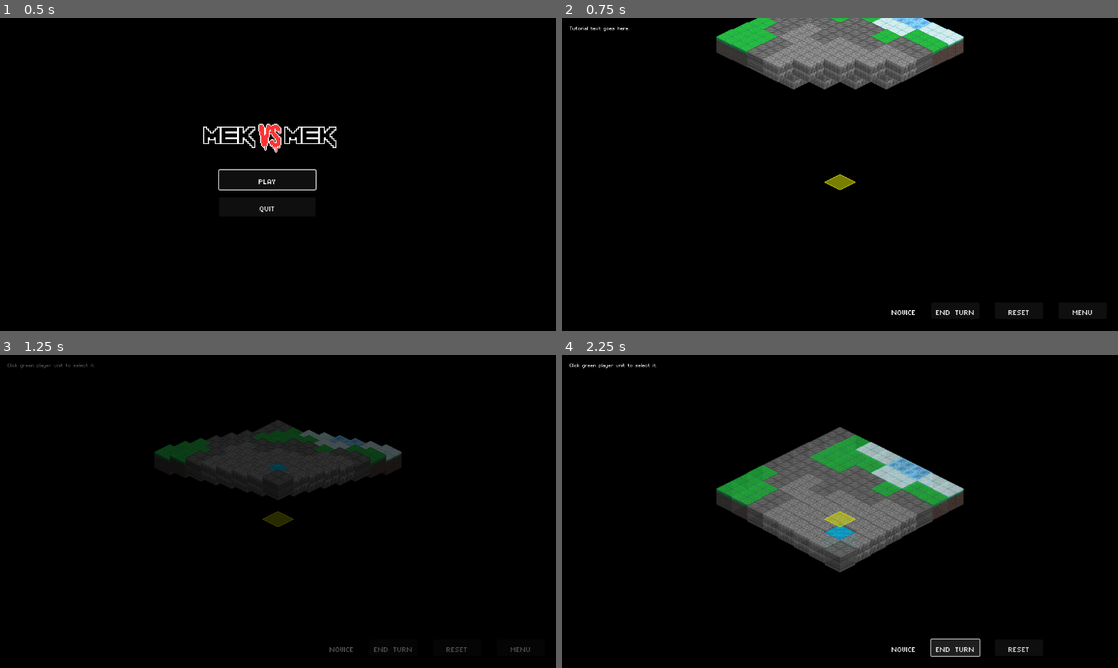
Above: before the commit, frames 1-4 (two rows, left to right).
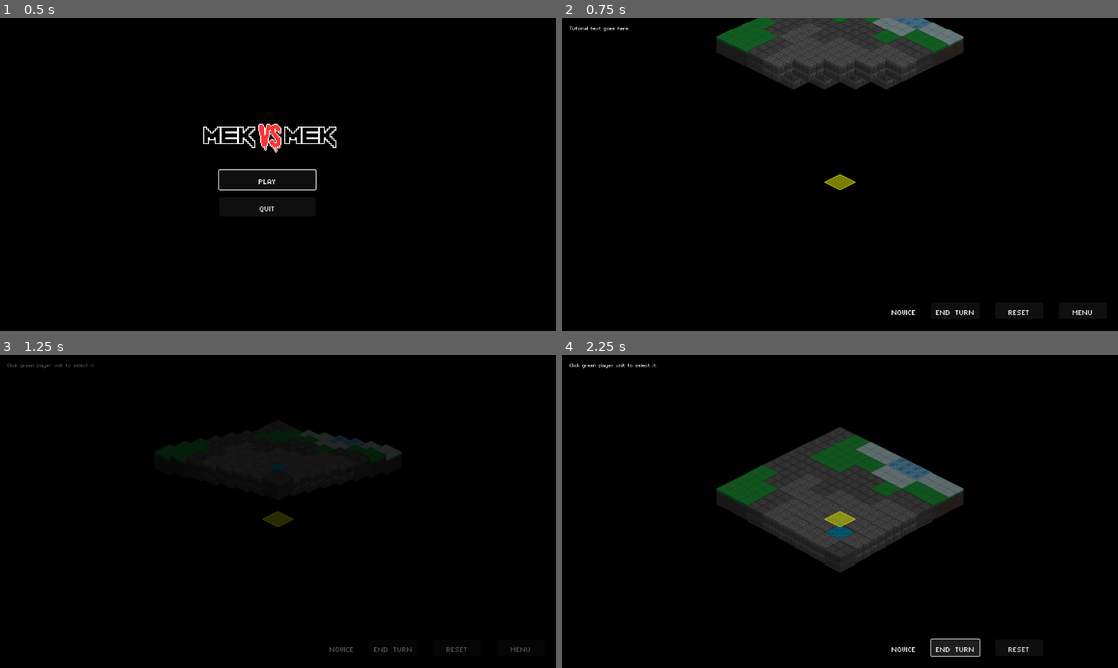
Above: after the commit, the same moments.

Repository: Tekknobot/Terrain
Game: Godot game, scene res://Scenes/TitleScreen.tscn
Two runs of this game, one before a commit and one after it. Both use one fixed random seed, a clock stepped at 60 frames per second and the inputs below. Sound files missing from this copy of the repository are replaced by a short silence.
Inputs:
- Up to frame 1 (0.5 s): no input
- Up to frame 2 (0.75 s): click "PLAY" at 0.5 s
- Up to frame 3 (1.25 s): no input
- Up to frame 4 (2.25 s): click "END TURN" at 1.25 s; click "END TURN" at 2 s

Frame 1 is identical in both runs. In frame 2, 7.9% of the frame differs, in the area x 27-73%, y 0-23%; in frame 3, 1.5%; in frame 4, 11%, in the area x 27-73%, y 23-70%.

Commit message:
Not bad wave intro.

Diff:
--- a/Scripts/TileMap.gd
+++ b/Scripts/TileMap.gd
@@ -296,6 +296,7 @@
 	var sprite = Sprite2D.new()
 	sprite.texture = tile_textures[tile_id]
 	sprite.position = local_center + Vector2(0, -Vector2(32, 32).y * 8)
+	sprite.modulate = Color(0.5, 0.5, 0.5)
 	get_tree().get_root().add_child(sprite)
 
 	# 4) Tween it down with a bounce‐out ease over 2 seconds
@@ -314,16 +315,17 @@
 
 	# 6) Fade the sprite’s alpha out before freeing
 	var fade_tween = create_tween()
-	fade_tween.tween_property(sprite, "modulate:a", 0.0, 4.2).set_trans(Tween.TRANS_QUAD).set_ease(Tween.EASE_IN)
+	#fade_tween.tween_property(sprite, "modulate:a", 0.0, 4).set_trans(Tween.TRANS_QUAD).set_ease(Tween.EASE_IN)
 
 	# 7) When fade completes, free the sprite
-	await fade_tween.finished
+	#await fade_tween.finished
+	await get_tree().create_timer(4).timeout
 	sprite.queue_free()
 
 func fade_in_tilemap():
 	# 1) tween the alpha up to 1 over 2 seconds
 	var fade_tween = create_tween()
-	fade_tween.tween_property(tilemap, "modulate:a", 1.0, 0.8)
+	fade_tween.tween_property(tilemap, "modulate:a", 1.0, 0.1)
 
 	# 2) wait for it to finish before doing anything else
 	fade_tween.finished
@@ -440,6 +442,8 @@
 
 	_spawn_teams()
 	spawn_structures()
+	fade_in_structures()
+	fade_in_units()
 	update_astar_grid()
 
 	# ─── REASSIGN ALL SPECIALS STARTING AT unit_id=1 ────────────────────────
@@ -575,6 +579,8 @@
 			if sprite:
 				sprite.flip_h = true
 
+		unit_instance.modulate.a = 0
+
 		used_tiles.append(spawn_tile)
 		print("Spawned unit ", unit_instance.name, " (ID=", id, ") at tile: ", spawn_tile)
 
@@ -600,6 +606,7 @@
 	push_warning("⚠ Could not find valid spawn in zone.")
 	return Vector2i(-1, -1)
 
+# OLD FUNCTION
 func _spawn_unit(scene: PackedScene, tile: Vector2i, is_player: bool, used_tiles: Array[Vector2i]) -> void:
 	var spawn_tile = _find_nearest_land(tile, used_tiles)
 	if spawn_tile == Vector2i(-1, -1):
@@ -621,6 +628,7 @@
 
 	unit_instance.set_meta("scene_path", scene.resource_path)
 	add_child(unit_instance)
+
 	if is_player:
 		var sprite = unit_instance.get_node_or_null("AnimatedSprite2D")
 		if sprite:
@@ -690,6 +698,8 @@
 		var b_val = randf_range(0.4, 0.8)
 		structure.modulate = Color(r_val, g_val, b_val, 1)
 
+		structure.modulate.a = 0
+
 		structure.add_to_group("Structures")
 		add_child(structure)
 		astar.set_point_solid(pos, true)
@@ -700,6 +710,53 @@
 		print("Spawned only", count, "structures after", attempts, "attempts.")
 	else:
 		print("Spawned", count, "structures.")
+
+func fade_in_structures():
+	await get_tree().create_timer(4).timeout
+
+	# 1) Get all your structures
+	for structure in get_tree().get_nodes_in_group("Structures"):
+		# 2) start fully transparent
+		structure.modulate = Color(1, 1, 1, 0)
+
+	# 3) Create one tween that drives all fades in parallel
+	var tween = create_tween()
+	for structure in get_tree().get_nodes_in_group("Structures"):
+		var fade_tween = create_tween()
+		fade_tween.tween_property(structure, "modulate:a", 1.0, 0.2).set_trans(Tween.TRANS_QUAD).set_ease(Tween.EASE_IN)
+
+		await fade_tween.finished
+
+		var r_val = randf_range(0.4, 0.8)
+		var g_val = randf_range(0.4, 0.8)
+		var b_val = randf_range(0.4, 0.8)
+		structure.modulate = Color(r_val, g_val, b_val, 1)
+
+func fade_in_units():
+	await get_tree().create_timer(7).timeout
+
+	# 1) Get all your structures
+	for units in get_tree().get_nodes_in_group("Units"):
+		# 2) start fully transparent
+		units.modulate = Color(1, 1, 1, 0)
+
+	# 3) Create one tween that drives all fades in parallel
+	var tween = create_tween()
+	for units in get_tree().get_nodes_in_group("Units"):
+		var fade_tween = create_tween()
+		fade_tween.tween_property(units, "modulate:a", 1.0, 0.2).set_trans(Tween.TRANS_QUAD).set_ease(Tween.EASE_IN)
+
+		await fade_tween.finished
+
+		if units.is_player:
+			var sp = units.get_node_or_null("AnimatedSprite2D")
+			if sp:
+				sp.flip_h = true
+				units.modulate.a = 1
+		else:
+			#Enemy tint
+			units.modulate.a = 1
+			units.get_child(0).modulate = Color8(255, 110, 255)
 
 func spawn_new_enemy_units():
 	# 1) How many enemies are already on the board?
